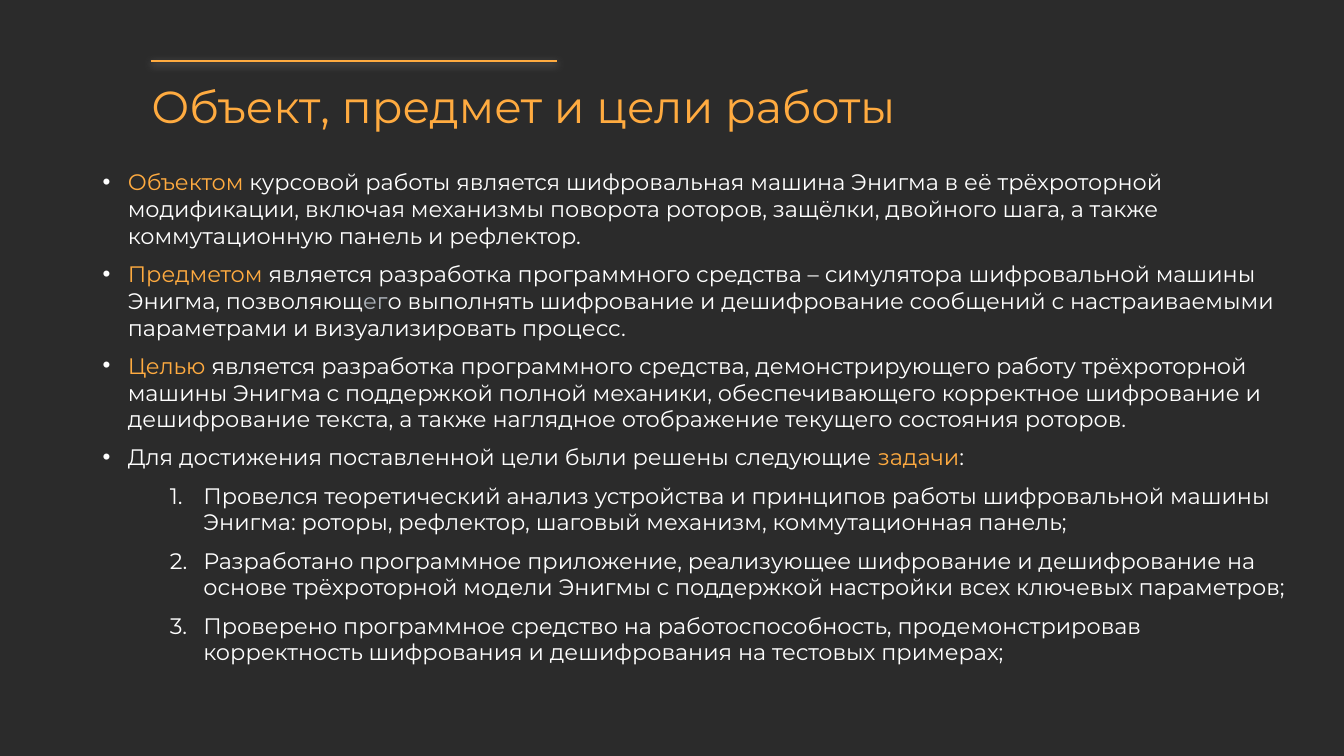
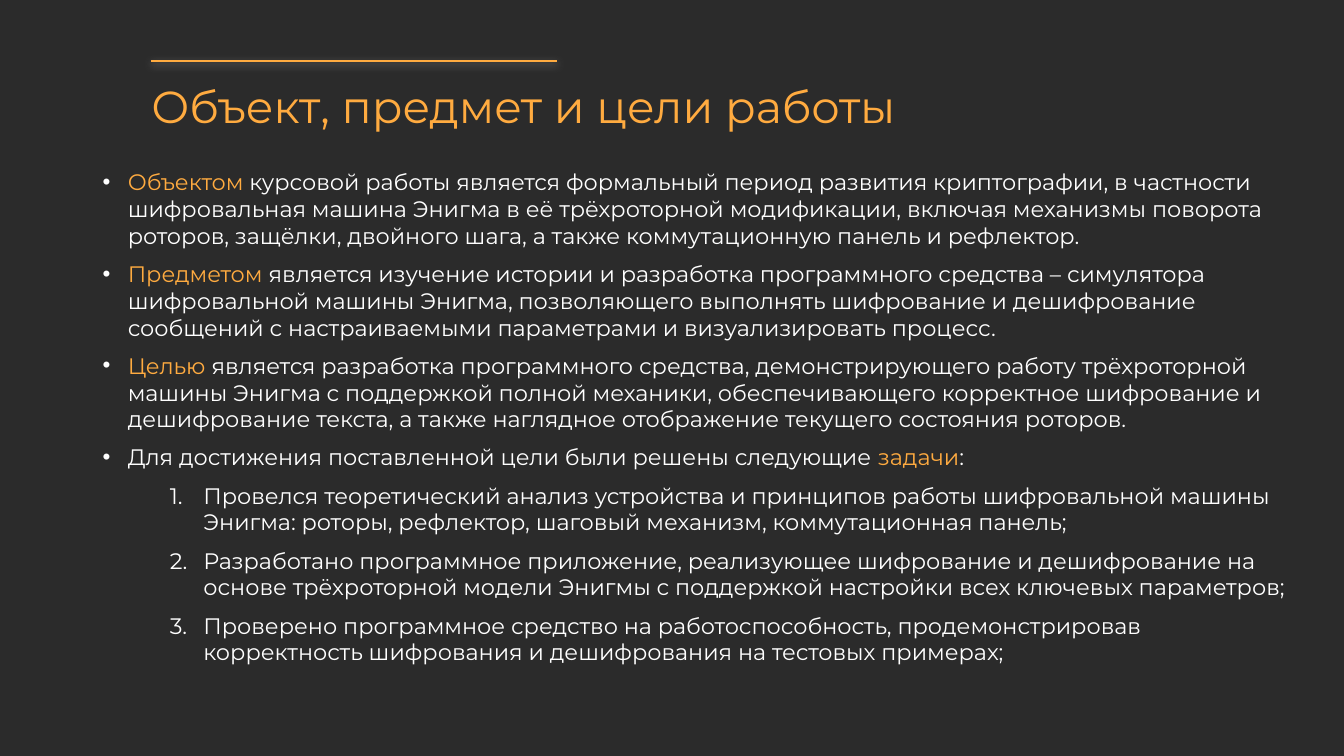
Before and after one commit to SuperB-GitHub/Fourth_course, a slide deck: slide 2 of 8 семестр/Криптографическая защита/Курсовая работа/Документация/Ковалец Илья ВКБ42 Курсовая работа.pptx. Drawn at 1344x756 pixels with LibreOffice and Linux fonts; fonts in the diff are those of the drawing; background and template pictures are left out; a plain dark background stands for a picture behind light text. Boxes give left, top, right and bottom in pixels: in the first picture for what was removed or moved away, otherwise in the second. Text is boxed around its words. In the diff, an @@ line names an element or a change of style, - is before the commit and + after.

```diff
--- a/8 семестр/Криптографическая защита/Курсовая работа/Документация/Ковалец Илья ВКБ42 Курсовая работа.pptx
+++ b/8 семестр/Криптографическая защита/Курсовая работа/Документация/Ковалец Илья ВКБ42 Курсовая работа.pptx
@@ text at (128, 173, 1262, 341): text changed @@
-• Объектом курсовой работы является шифровальная машина Энигма в её трёхроторной модификации, включая механизмы поворота роторов, защёлки, двойного шага, а также коммутационную панель и рефлектор.
-• Предметом является разработка программного средства – симулятора шифровальной машины Энигма, позволяющего выполнять шифрование и дешифрование сообщений с настраиваемыми параметрами и визуализировать процесс.
+• Объектом курсовой работы является формальный период развития криптографии, в частности шифровальная машина Энигма в её трёхроторной модификации, включая механизмы поворота роторов, защёлки, двойного шага, а также коммутационную панель и рефлектор.
+• Предметом является изучение истории и разработка программного средства – симулятора шифровальной машины Энигма, позволяющего выполнять шифрование и дешифрование сообщений с настраиваемыми параметрами и визуализировать процесс.
```
Also in this commit, not shown: 5 other files.
